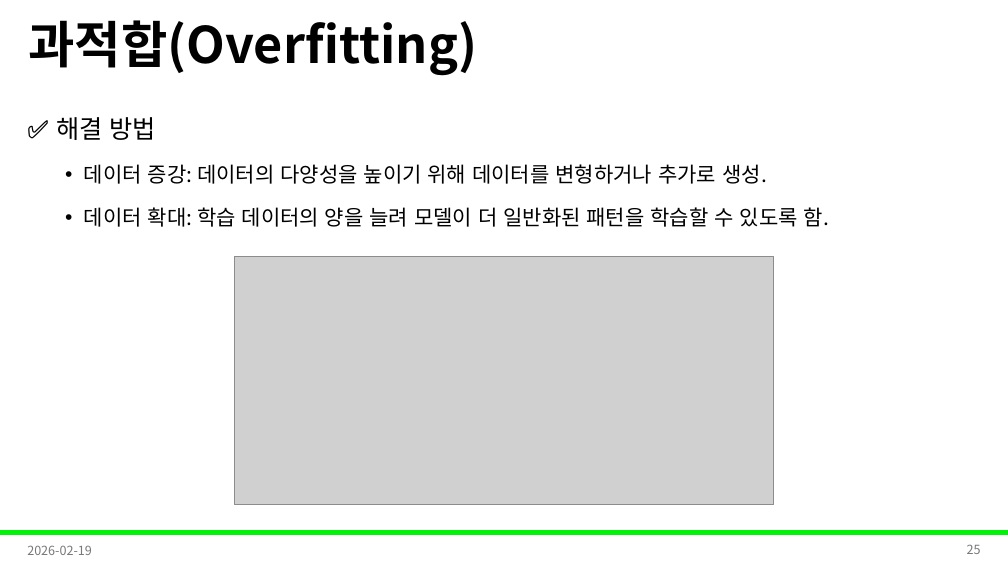
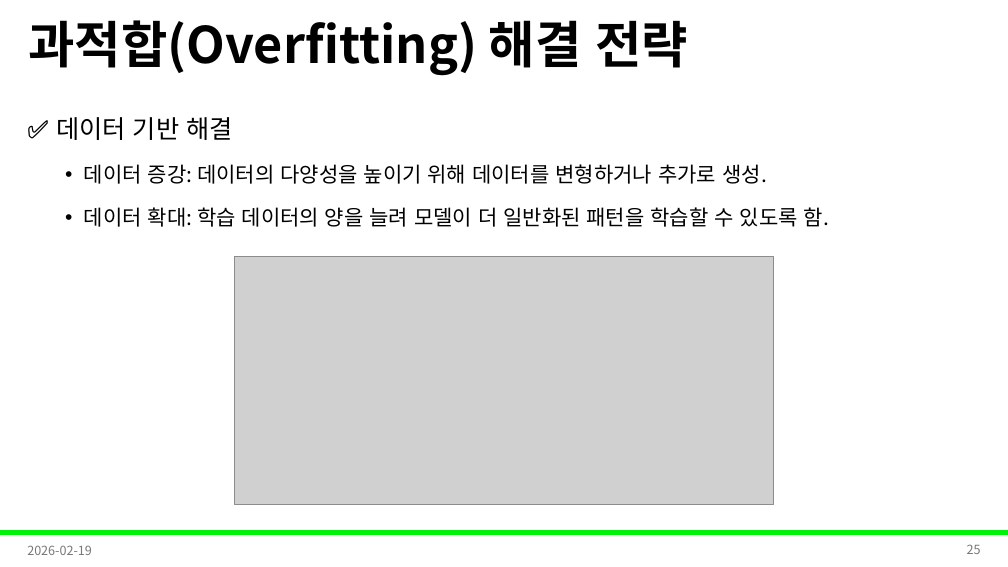
Before and after one commit to Leader-Lesson/KDT_RE_5th, a slide deck: slide 25 of material/5_AI/11_딥러닝 학습 안정화 전략.pptx. Drawn at 1008x567 pixels with LibreOffice and Linux fonts; fonts in the diff are those of the drawing; grey boxes stand for pictures; background and template pictures are left out. Boxes give left, top, right and bottom in pixels: in the first picture for what was removed or moved away, otherwise in the second. Text is boxed around its words. In the diff, an @@ line names an element or a change of style, - is before the commit and + after.

```diff
--- a/material/5_AI/11_딥러닝 학습 안정화 전략.pptx
+++ b/material/5_AI/11_딥러닝 학습 안정화 전략.pptx
@@ title at [28,20,688,76]: text changed @@
-과적합(Overfitting)
+과적합(Overfitting) 해결 전략
@@ text at [56,117,232,140]: text changed @@
-✅ 해결 방법
+✅ 데이터 기반 해결
```
Also in this commit, not shown: 9 other slides changed, 1 slide added, 5 slides removed, 8 other files.
